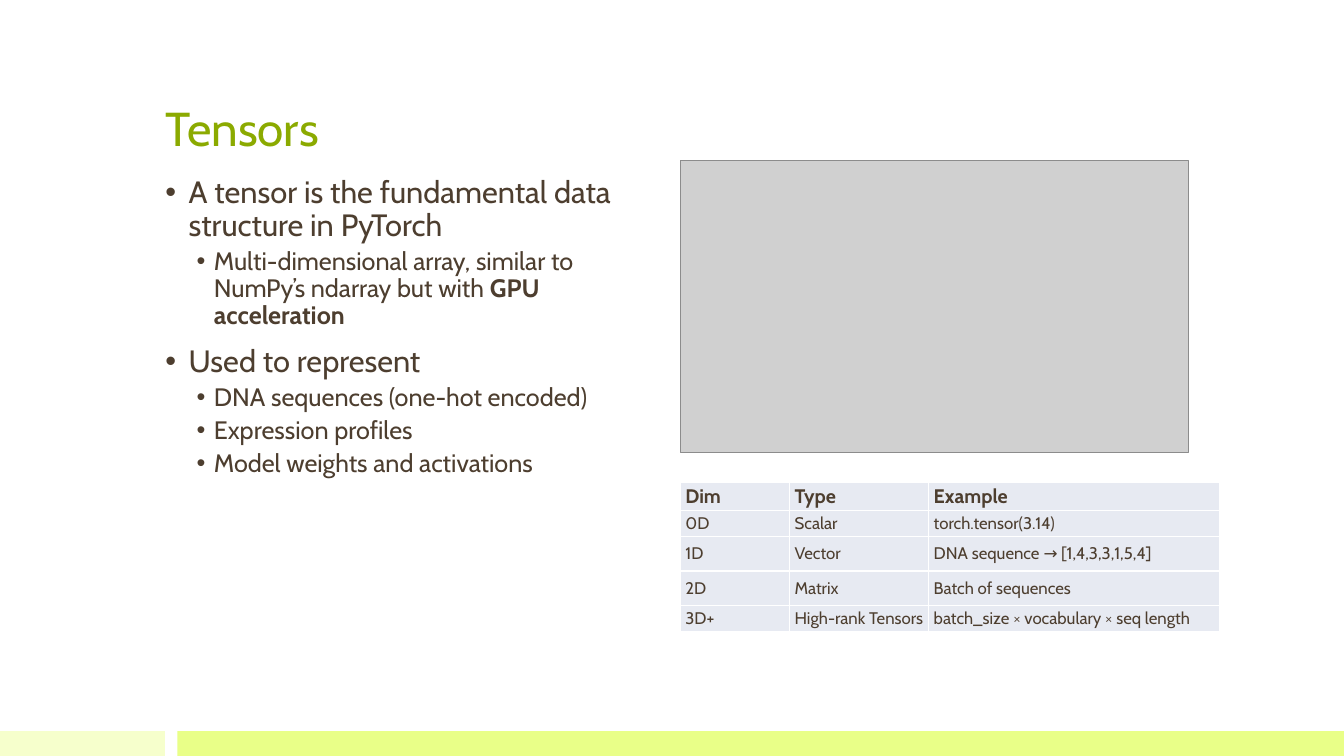
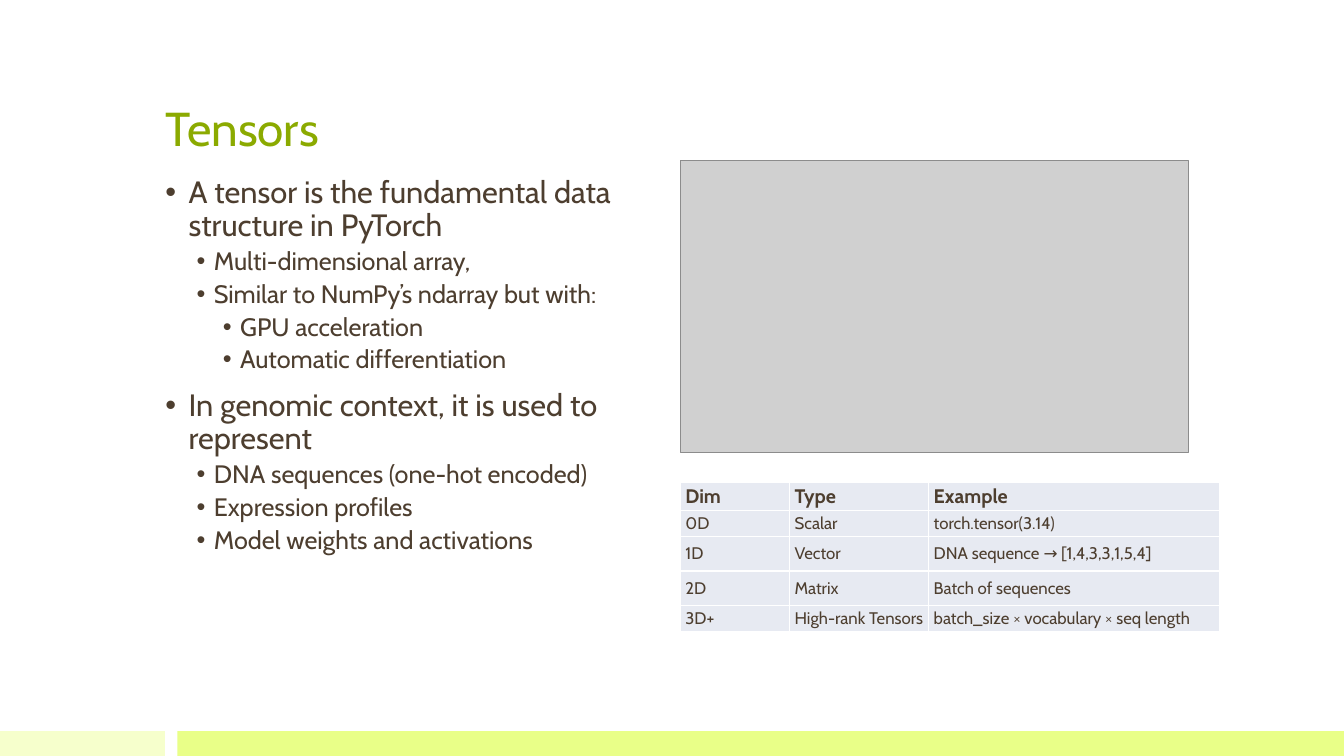
Before and after one commit to bioinfo-kaust/gfm-workshop, a slide deck: slide 3 of lecture_slides/2.day1_after_lunch/lecture_2_huggingface.pptx. Drawn at 1344x756 pixels with LibreOffice and Linux fonts; fonts in the diff are those of the drawing; grey boxes stand for pictures. Boxes give left, top, right and bottom in pixels: in the first picture for what was removed or moved away, otherwise in the second. Text is boxed around its words. In the diff, an @@ line names an element or a change of style, - is before the commit and + after.

```diff
--- a/lecture_slides/2.day1_after_lunch/lecture_2_huggingface.pptx
+++ b/lecture_slides/2.day1_after_lunch/lecture_2_huggingface.pptx
@@ text at [189,251,597,456]: text changed @@
-  • Multi-dimensional array, similar to NumPy’s ndarray but with GPU acceleration
-• Used to represent
+  • Multi-dimensional array,
+  • Similar to NumPy’s ndarray but with:
+    • GPU acceleration
+    • Automatic differentiation
+• In genomic context, it is used to represent
```
Also in this commit, not shown: 12 other slides changed, 1 slide added, 3 other files.
